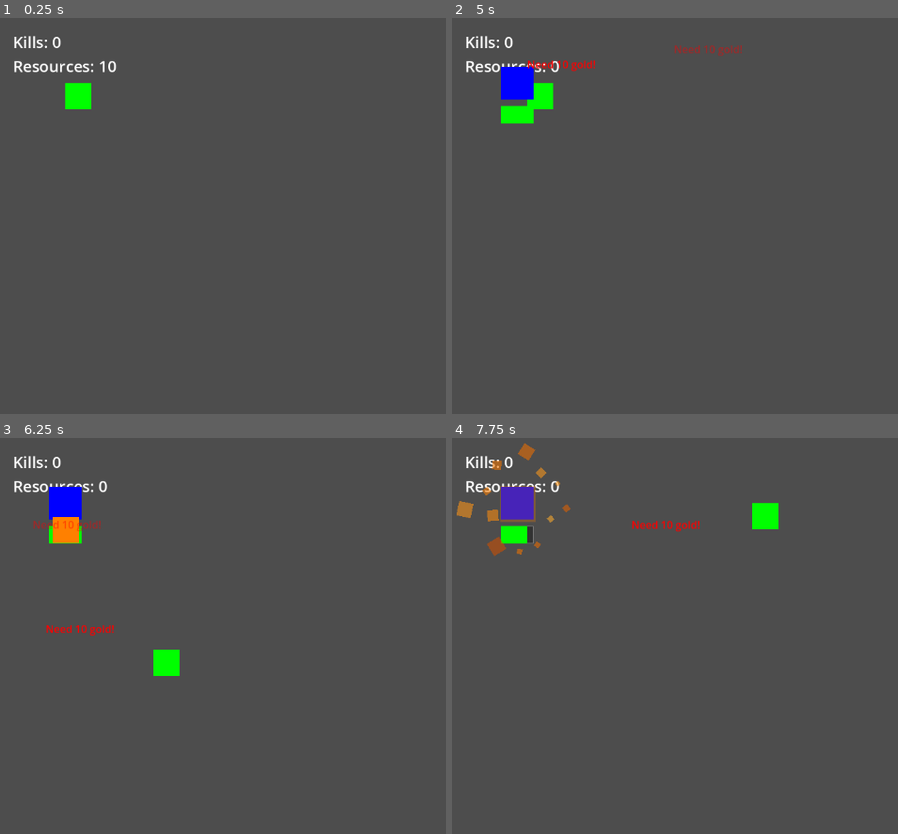
Above: before the commit, frames 1-4 (two rows, left to right).
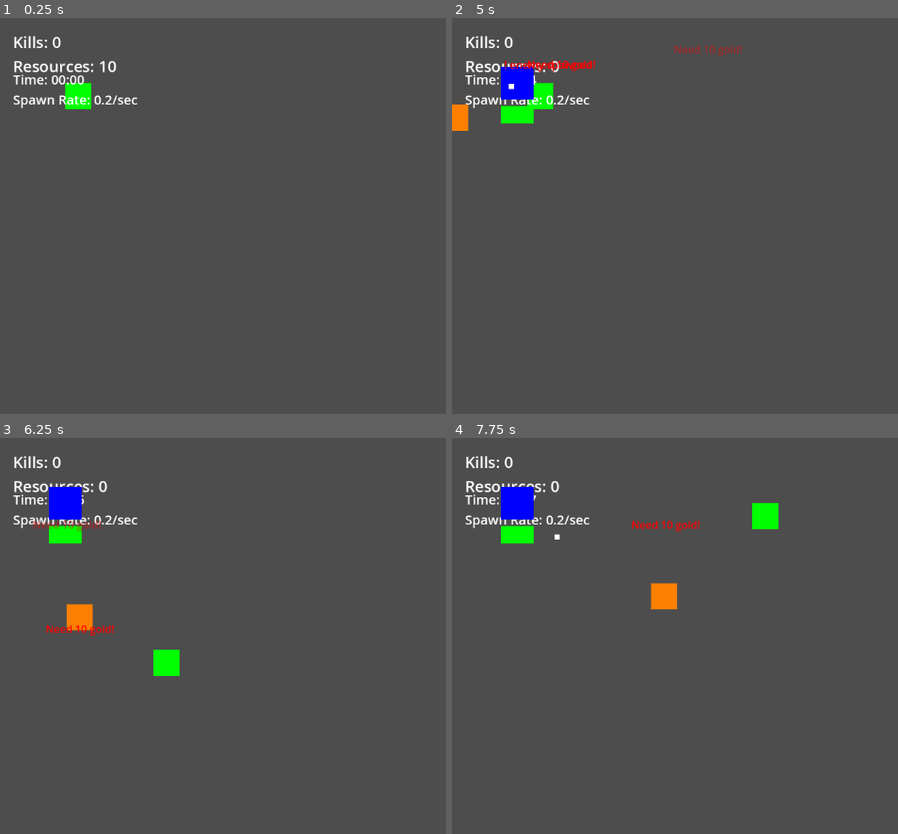
Above: after the commit, the same moments.

Repository: Sephon/testaiproject
Game: Godot game, scene res://Main.tscn
Two runs of this game, one before a commit and one after it. Both use one fixed random seed, a clock stepped at 60 frames per second and the inputs below.
Inputs:
- Up to frame 1 (0.25 s): no input
- Up to frame 2 (5 s): tap Enter at 0.5 s; hold Right (ui_right) 0.53-1.28 s; hold B 0.53-1.28 s; tap Space (ui_select) at 0.77, 0.8, 1.07, 1.35, 1.52, 1.82, 2.3, 3.02, 3.32, 3.6, 3.77, 4.07, 4.52, 4.82 s; hold Down (ui_down) 1.28-2.03 s; tap B at 1.55, 2.85, 4.35 s; hold Right (ui_right) 2.03-2.78 s; hold B 2.03-2.78 s; hold Up (ui_up) 2.78-3.53 s; hold Left (ui_left) from 3.53 s (still down)
- Up to frame 3 (6.25 s): release Left (ui_left) at 5.03 s; hold Down (ui_down) 5.03-5.78 s; hold B 5.03-5.78 s; tap Space (ui_select) at 5.3, 5.85, 6.02 s; hold Right (ui_right) from 5.78 s (still down); tap B at 6.05 s
- Up to frame 4 (7.75 s): tap Space (ui_select) at 6.32, 6.77, 6.8, 7.07, 7.52 s; release Right (ui_right) at 6.53 s; hold Up (ui_up) 6.53-7.28 s; hold B 6.53-7.28 s; hold Right (ui_right) from 7.28 s (still down); tap B at 7.35 s

The runs differ from the first frame. In frame 1, 0.5% of the frame differs, in the area x 2-31%, y 14-23%; in frame 2, 0.9%; in frame 3, 1.2%; in frame 4, 2.2%, in the area x 1-51%, y 1-44%.

Commit message:
Increase linear spawning rate

Diff:
--- a/testaiproject/Main.gd
+++ b/testaiproject/Main.gd
@@ -14,12 +14,19 @@
 # UI variables
 var kills = 0
 var ui_label: Label
+var game_timer_label: Label
 
 # Spawn variables
 var spawn_timer = 0.0
-var spawn_interval = 5.0  # Spawn every 5 seconds
-var min_spawn_distance = 100  # Minimum distance from player/tower
-var screen_margin = 50  # Keep enemies away from screen edges
+var spawn_interval = 5.0  # Initial spawn interval (5 seconds)
+var min_spawn_interval = 0.5  # Minimum spawn interval (2 enemies per second)
+var spawn_interval_decrease_rate = 0.5  # How much to decrease interval per minute
+var game_time = 0.0  # Total time elapsed
+var max_game_time = 600.0  # 10 minutes in seconds
+
+# Spawn progression variables
+var current_spawn_interval: float
+var spawn_progress_label: Label
 
 # Resource variables
 var resources = 10  # Start with 10 resources
@@ -35,17 +42,33 @@
 var player_explosion_time = 0.0
 var player_explosion_duration = 0.3
 var player_destroyed = false  # Track if player node is destroyed
-
+var min_spawn_distance = 200
 # Called when the node enters the scene tree for the first time.
 func _ready() -> void:
 	# Initialize game objects
 	$Player.position = Vector2(100, 100)
 
-	# Create UI label
+	# Create UI label for kills and resources
 	ui_label = Label.new()
 	ui_label.position = Vector2(20, 20)
 	ui_label.add_theme_font_size_override("font_size", 24)
 	add_child(ui_label)
+
+	# Create game timer label
+	game_timer_label = Label.new()
+	game_timer_label.position = Vector2(20, 80)
+	game_timer_label.add_theme_font_size_override("font_size", 20)
+	add_child(game_timer_label)
+
+	# Create spawn progress label
+	spawn_progress_label = Label.new()
+	spawn_progress_label.position = Vector2(20, 60)
+	spawn_progress_label.add_theme_font_size_override("font_size", 16)
+	add_child(spawn_progress_label)
+
+	# Initialize spawn interval
+	current_spawn_interval = spawn_interval
+
 	update_ui()
 
 	# Connect the player's body_entered signal
@@ -55,17 +78,23 @@
 
 # Called every frame. 'delta' is the elapsed time since the previous frame.
 func _process(delta: float) -> void:
-	# Handle tower placement
-	if Input.is_action_just_pressed("ui_select") or Input.is_key_pressed(KEY_B):  # B key or space
-		var current_time = Time.get_ticks_msec() / 1000.0
-		if current_time - last_tower_placement >= tower_placement_cooldown:
-			place_tower()
-			last_tower_placement = current_time
-
-	# Handle enemy spawning
 	if not player_dead:
+		# Update game time
+		game_time += delta
+
+		# Update spawn interval based on time
+		update_spawn_interval()
+
+		# Handle tower placement
+		if Input.is_action_just_pressed("ui_select") or Input.is_key_pressed(KEY_B):  # B key or space
+			var current_time = Time.get_ticks_msec() / 1000.0
+			if current_time - last_tower_placement >= tower_placement_cooldown:
+				place_tower()
+				last_tower_placement = current_time
+
+		# Handle enemy spawning
 		spawn_timer += delta
-		if spawn_timer >= spawn_interval:
+		if spawn_timer >= current_spawn_interval:
 			spawn_timer = 0
 			spawn_enemy()
 
@@ -122,7 +151,7 @@
 
 	# Randomly choose which side to spawn from (0: top, 1: right, 2: bottom, 3: left)
 	var side = randi() % 4
-
+	var screen_margin = 0
 	match side:
 		0:  # Top
 			position = Vector2(
@@ -152,6 +181,7 @@
 	var viewport_size = get_viewport_rect().size
 	var max_attempts = 10
 	var position = Vector2.ZERO
+	var screen_margin = 0
 
 	for i in range(max_attempts):
 		# Generate random position within screen bounds (with margin)
@@ -232,6 +262,12 @@
 	if ui_label:
 		ui_label.text = "Kills: " + str(kills) + "\nResources: " + str(resources)
 
+	if game_timer_label:
+		var minutes = int(game_time / 60)
+		var seconds = int(game_time) % 60
+		var spawns_per_second = 1.0 / current_spawn_interval
+		game_timer_label.text = "Time: %02d:%02d\nSpawn Rate: %.1f/sec" % [minutes, seconds, spawns_per_second]
+
 func place_tower() -> void:
 	if resources >= tower_cost and is_instance_valid($Player):
 		# Create new tower
@@ -258,3 +294,14 @@
 		floating_text.position = $Player.position + Vector2(0, -30)
 		floating_text.set_text("Need " + str(tower_cost) + " gold!")
 		floating_text.modulate = Color(1, 0, 0)  # Red color for error
+
+func update_spawn_interval():
+	# Calculate progress (0 to 1)
+	var progress = min(game_time / max_game_time, 1.0)
+
+	# Calculate new spawn interval
+	# Start at spawn_interval and decrease to min_spawn_interval over time
+	current_spawn_interval = spawn_interval - (spawn_interval - min_spawn_interval) * progress
+
+	# Update UI with time and spawn rate
+	update_ui()
--- a/testaiproject/Tower.gd
+++ b/testaiproject/Tower.gd
@@ -1,8 +1,8 @@
 extends Node2D
 
 var bullet_scene = preload("res://Bullet.tscn")
-var bullet_speed = 200
-var tower_range = 200
+var bullet_speed = 300
+var tower_range = 300
 var last_shot_time = 0.0
 var shot_cooldown = 2.5  # Time between shots in seconds
 
